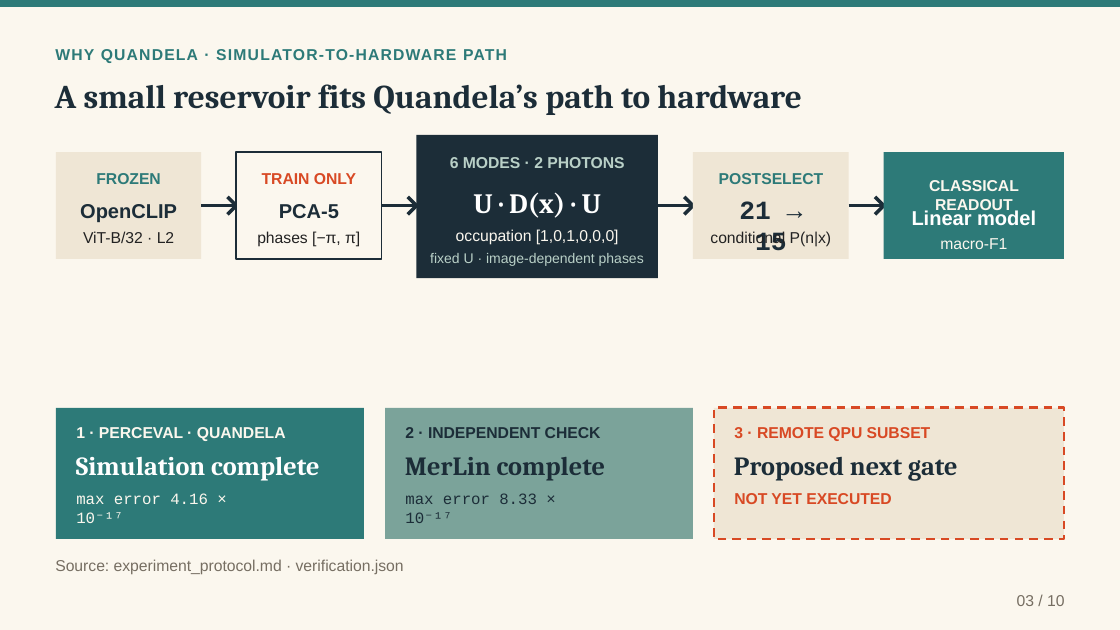
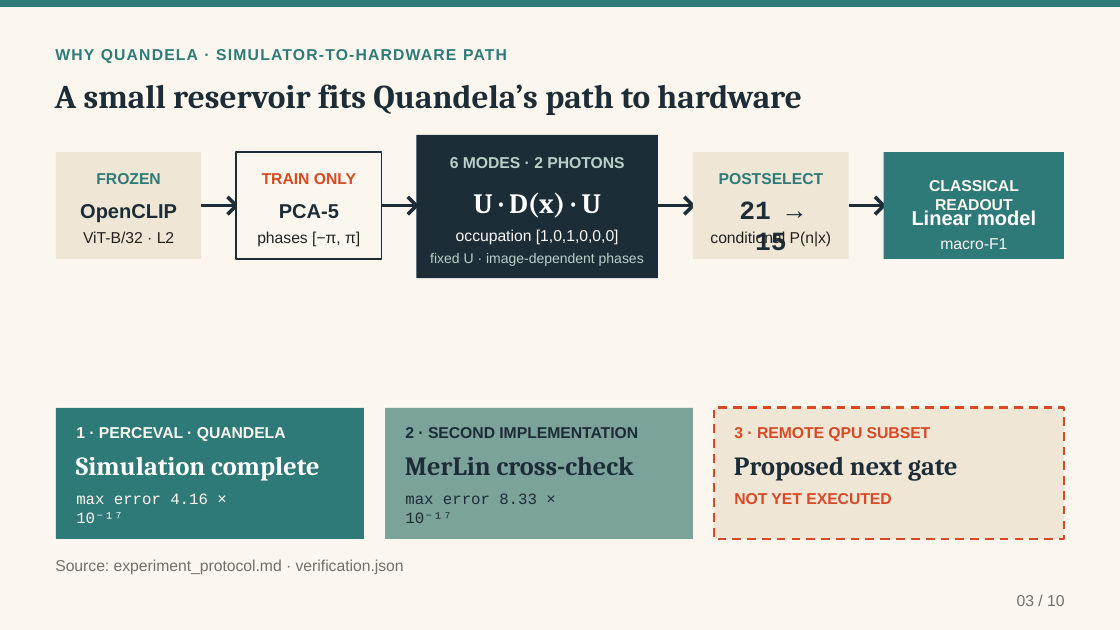
Before and after one commit to MonsieurNam/Quanova_Photonic_Defect_QML, a slide deck: slide 3 of deliverables/Quanova_Photonic_QML_Interview_Case_Study_20260911.pptx. Drawn at 1120x630 pixels with LibreOffice and Linux fonts; fonts in the diff are those of the drawing. Boxes give left, top, right and bottom in pixels: in the first picture for what was removed or moved away, otherwise in the second. Text is boxed around its words. In the diff, an @@ line names an element or a change of style, - is before the commit and + after.

```diff
--- a/deliverables/Quanova_Photonic_QML_Interview_Case_Study_20260911.pptx
+++ b/deliverables/Quanova_Photonic_QML_Interview_Case_Study_20260911.pptx
@@ text at <box>405,427,638,438</box>: text changed @@
-2 · INDEPENDENT CHECK
+2 · SECOND IMPLEMENTATION
@@ text at <box>405,457,634,475</box>: text changed @@
-MerLin complete
+MerLin cross-check
```
Also in this commit, not shown: 2 other slides changed, 15 other files.
